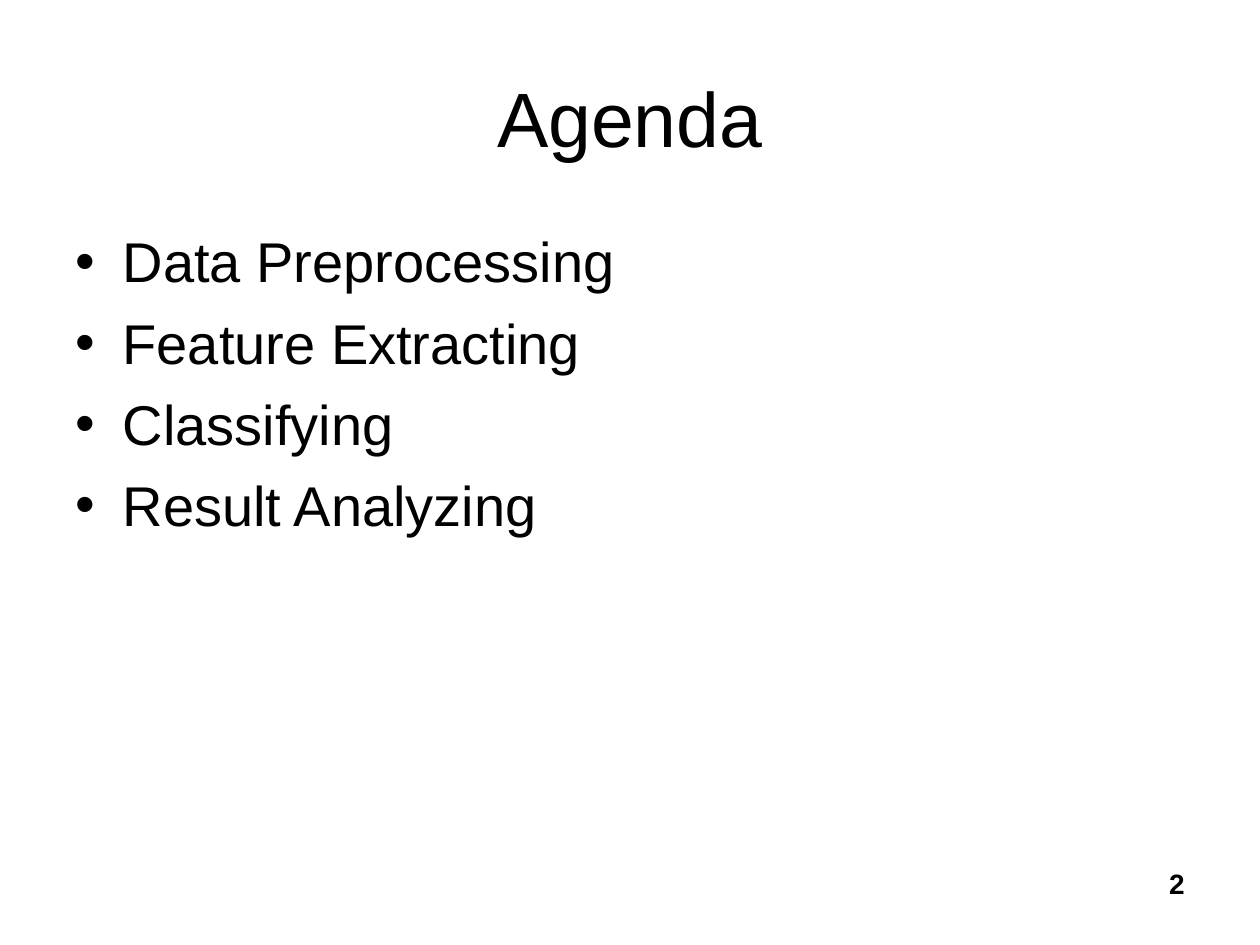
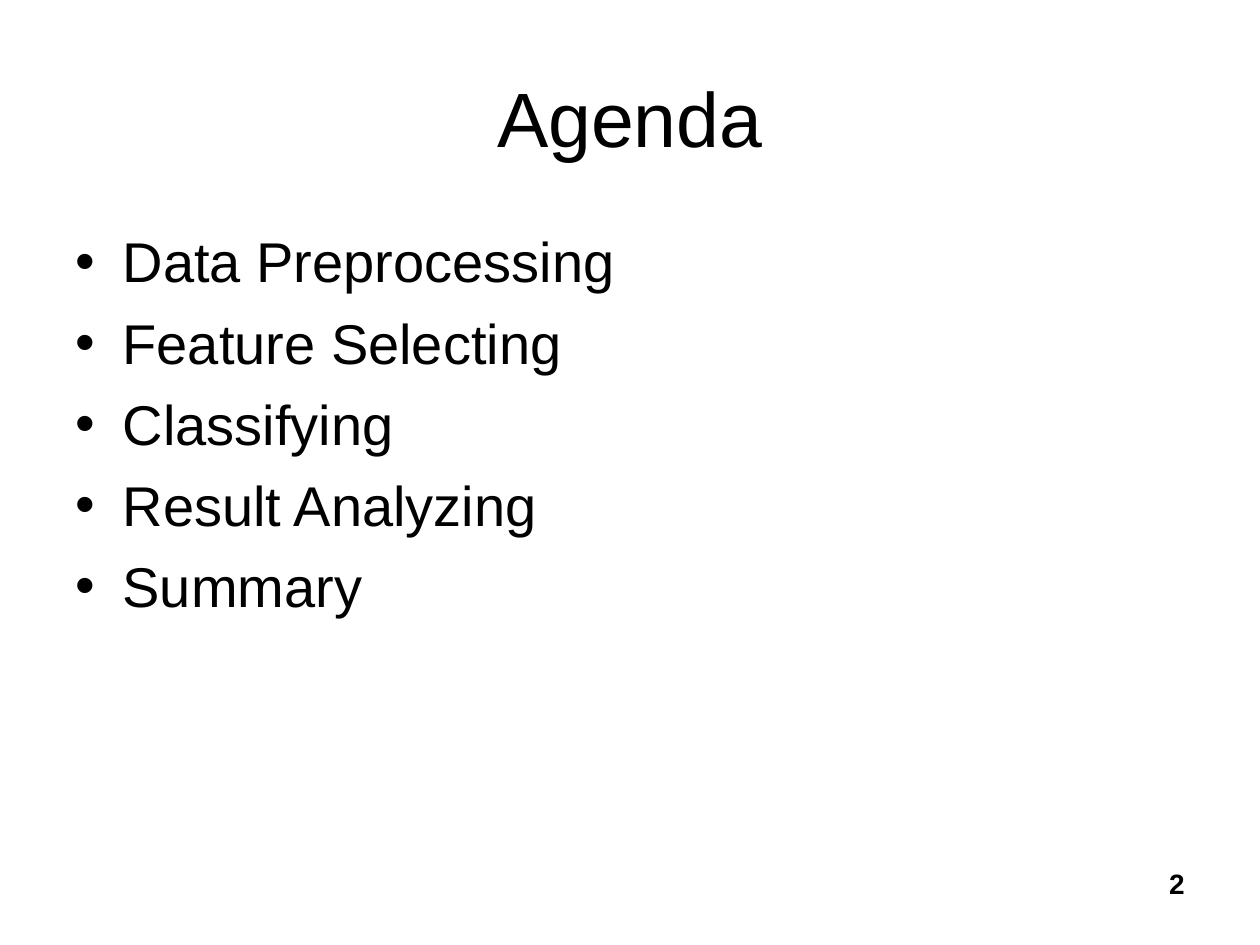
Before and after one commit to tallshort/nlpcourse, a slide deck: slide 2 of reports/NLP Project 1.ppt. Drawn at 1260x945 pixels with LibreOffice and Linux fonts; fonts in the diff are those of the drawing. Boxes give left, top, right and bottom in pixels: in the first picture for what was removed or moved away, otherwise in the second. Text is boxed around its words. In the diff, an @@ line names an element or a change of style, - is before the commit and + after.

```diff
--- a/reports/NLP Project 1.ppt
+++ b/reports/NLP Project 1.ppt
@@ text at <box>123,323,561,374</box>: text changed @@
-• Feature Extracting
+• Feature Selecting
@@ text at <box>123,568,363,618</box>: paragraph added @@
+• Summary
```
Also in this commit, not shown: 4 other slides changed, 8 slides added, 1 slide removed.
